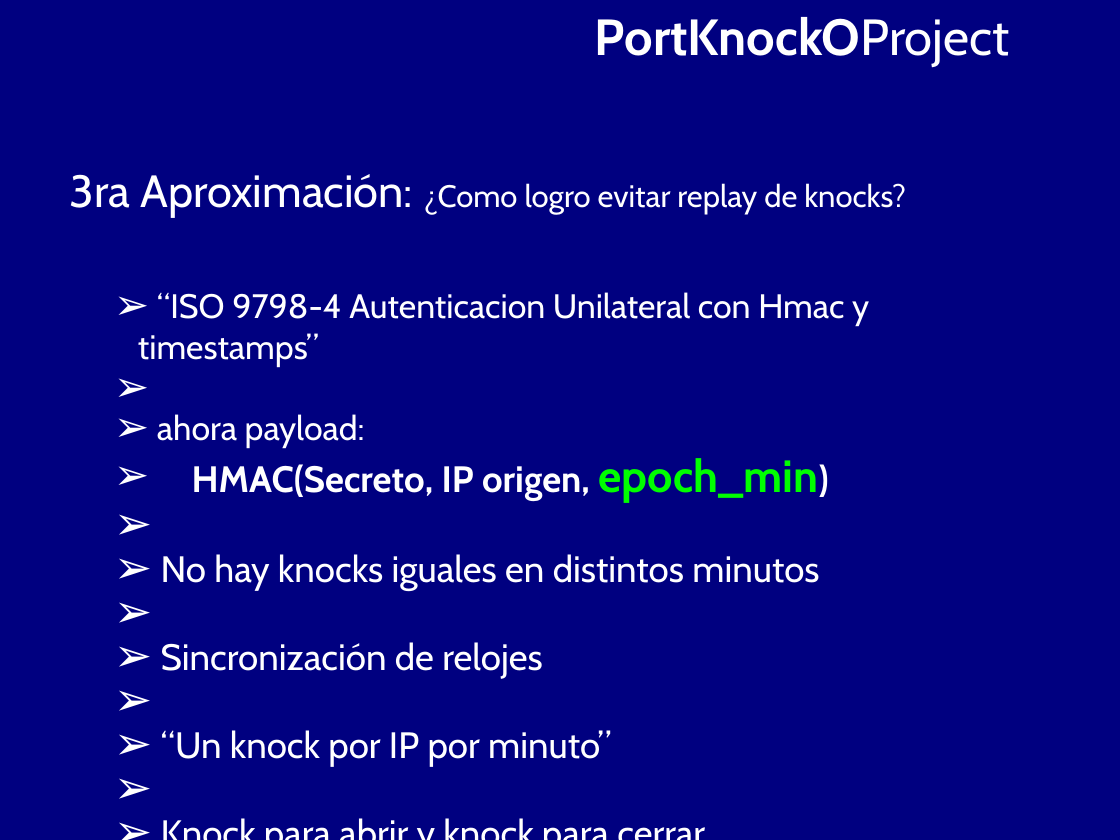
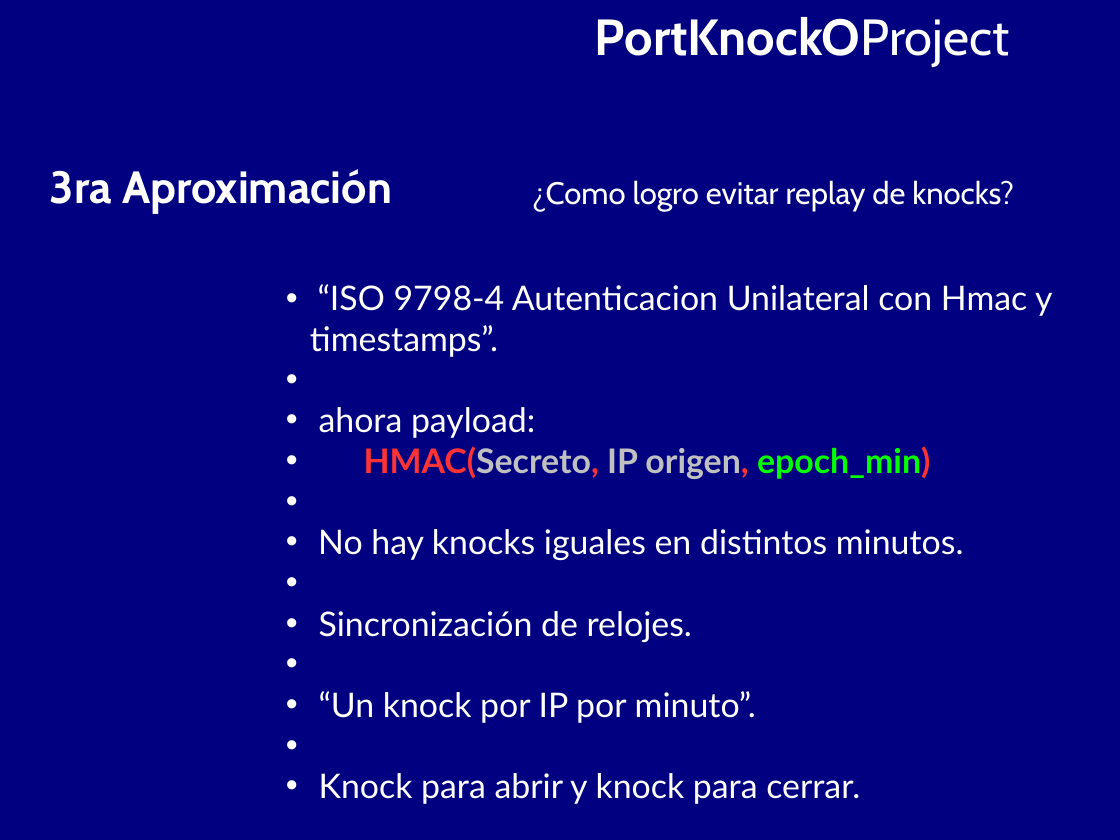
Before and after one commit to BackupTheBerlios/portknocko-svn, a slide deck: slide 11 of trunk/jornadas/jornadas.odp. Drawn at 1120x840 pixels with LibreOffice and Linux fonts; fonts in the diff are those of the drawing. Boxes give left, top, right and bottom in pixels: in the first picture for what was removed or moved away, otherwise in the second. Text is boxed around its words. In the diff, an @@ line names an element or a change of style, - is before the commit and + after.

```diff
--- a/trunk/jornadas/jornadas.odp
+++ b/trunk/jornadas/jornadas.odp
@@ text added at box(50, 169, 392, 214), 32 pt, text #FFFFFF, bold @@
+3ra Aproximación
@@ text at box(532, 180, 1014, 211): text changed @@
-3ra Aproximación: ¿Como logro evitar replay de knocks?
+¿Como logro evitar replay de knocks?
@@ text "“ISO 9798-4 Autenticacion Unilateral con ...": place and size @@
-text "“ISO 9798-4 Autenticacion Unilateral con ..." at box(138, 292, 869, 767)
+text "“ISO 9798-4 Autenticacion Unilateral con ..." at box(310, 284, 1052, 804)
@@ text at box(310, 284, 1052, 357): text changed; font Cabin to Lato @@
-  ➢ “ISO 9798-4 Autenticacion Unilateral con Hmac y timestamps”
+  • “ISO 9798-4 Autenticacion Unilateral con Hmac y timestamps”.
@@ text at box(319, 407, 930, 479): font Cabin to Lato in "ahora payload:", "HMAC(Secreto, IP origen, epoch_min)"; size 26 to 24 pt in "HMAC(Secreto, IP origen, epoch_min)"; size 32 to 24 pt in "epoch_min)"; text colour #FFFFFF to #FF3333 in "HMAC(Secreto, origen, epoch_min)"; text colour #FFFFFF to #C0C0C0 in "HMAC(Secreto, IP origen,"; bullet ➢ to • @@
@@ text at box(318, 529, 964, 804): text changed; size 26 to 24 pt; font Cabin to Lato @@
-  ➢ No hay knocks iguales en distintos minutos
-  ➢ Sincronización de relojes
-  ➢ “Un knock por IP por minuto”
-  ➢ Knock para abrir y knock para cerrar
+  • No hay knocks iguales en distintos minutos.
+  • Sincronización de relojes.
+  • “Un knock por IP por minuto”.
+  • Knock para abrir y knock para cerrar.
```
Also in this commit, not shown: 4 other slides changed.
